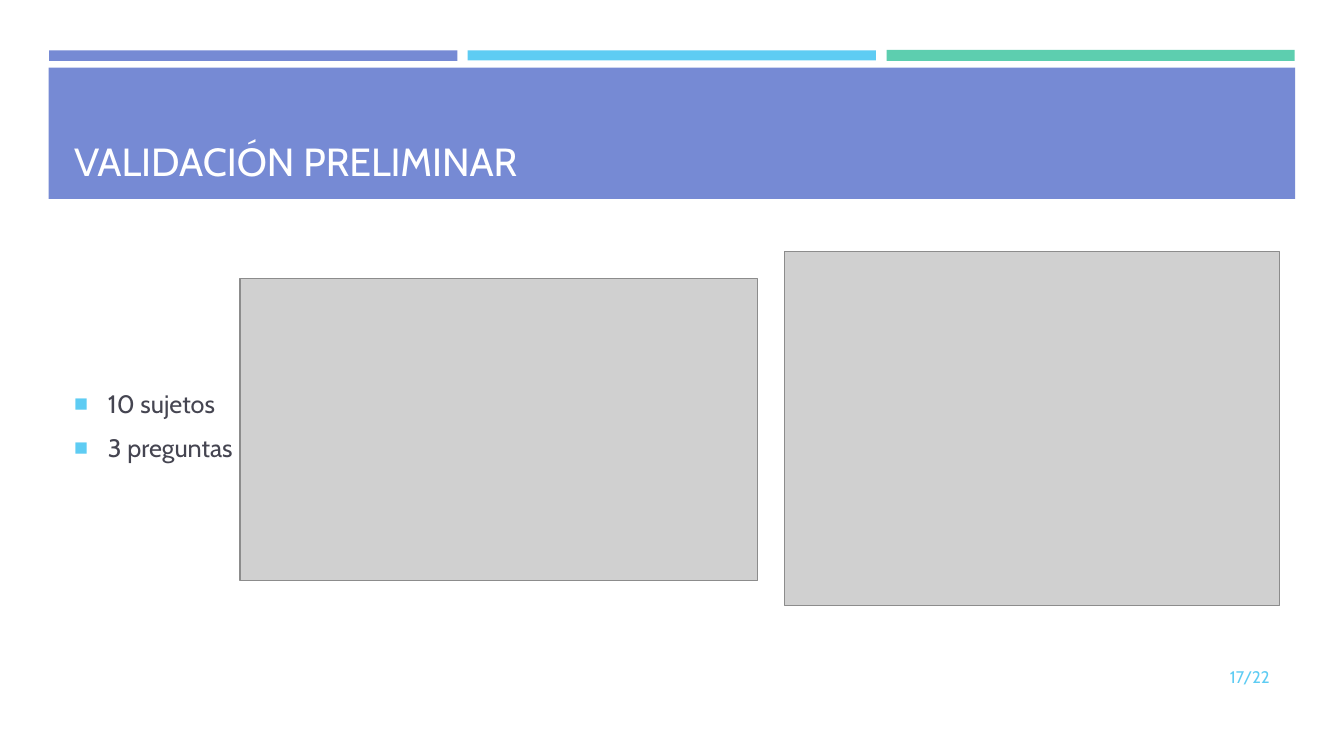
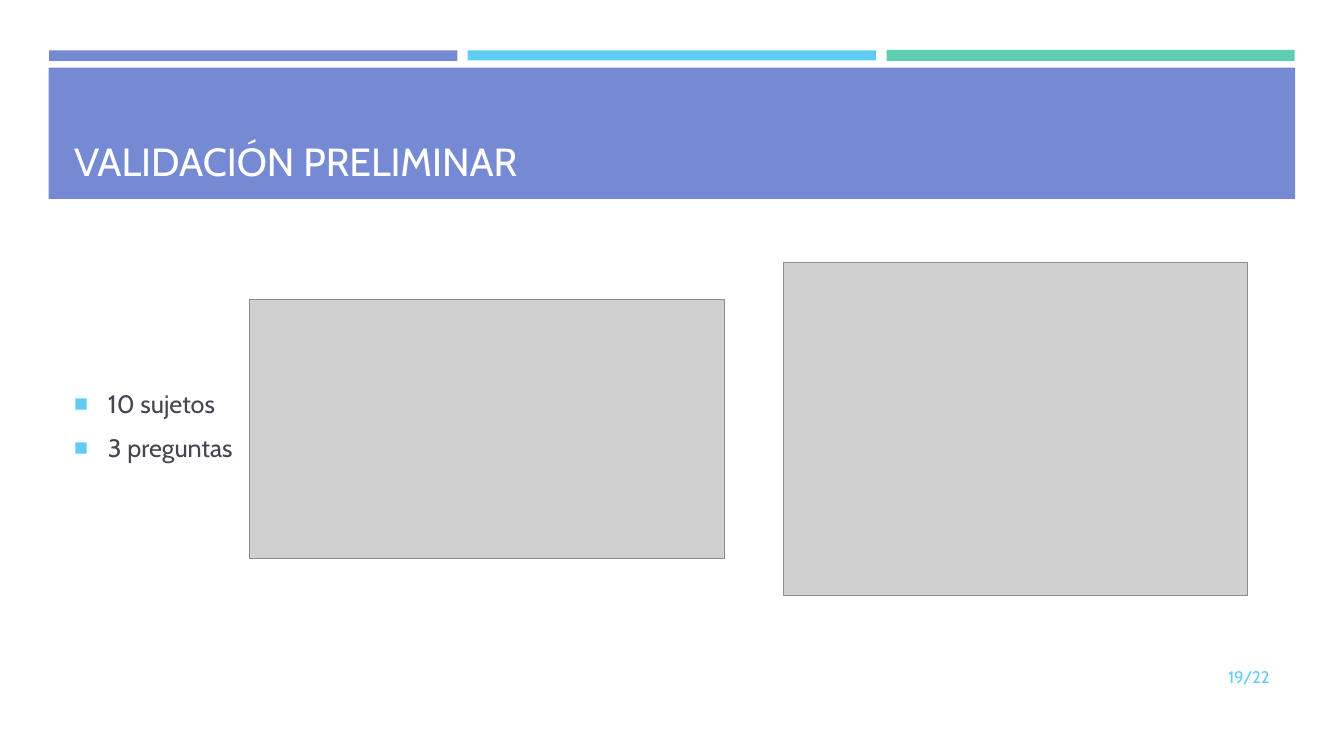
Before and after one commit to mdlunag/tfg, a slide deck: slide 19 of tfg_presentacio.pptx (slide 17 before the commit). Drawn at 1344x756 pixels with LibreOffice and Linux fonts; fonts in the diff are those of the drawing; grey boxes stand for pictures. Boxes give left, top, right and bottom in pixels: in the first picture for what was removed or moved away, otherwise in the second. Text is boxed around its words. In the diff, an @@ line names an element or a change of style, - is before the commit and + after.

```diff
--- a/tfg_presentacio.pptx
+++ b/tfg_presentacio.pptx
@@ picture resized from (x1=784, y1=252, x2=1279, y2=606) to (x1=783, y1=262, x2=1248, y2=596) @@
@@ picture resized from (x1=240, y1=278, x2=758, y2=581) to (x1=250, y1=299, x2=726, y2=559) @@
@@ page number at (x1=1228, y1=671, x2=1269, y2=685): text changed @@
-17/22
+19/22
```
Also in this commit, not shown: 9 other slides changed, 4 slides added, 1 slide removed, 4 other files.
